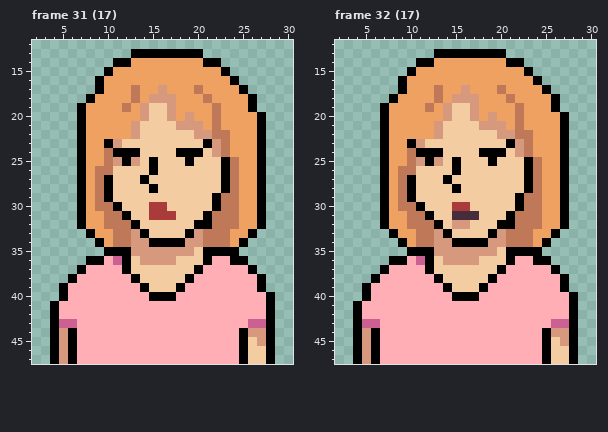
One commit to this pixel-art file: res/ase/customers.aseprite. Above, as it was before the edit.
32x48 pixels, 34 frames. Shown: frame 31 (17): x 2..30, y 12..47; frame 32 (17): x 2..30, y 12..47.
And afterwards:
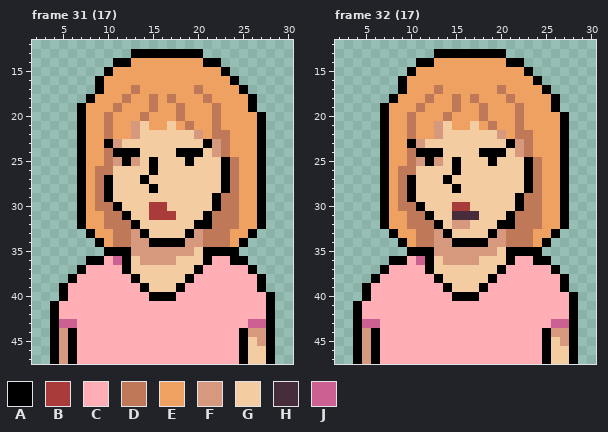
Palette (. is transparent): A #000000  B #a93b3b  C #ffaeb6  D #bf7958  E #eea160  F #d7997d  G #f4cca1  H #472d3c  J #cd6093
Edits made:
--- frame 31 (17), layer "Base layer"
@@ x 8..23 @@
 16 .AEEEEEEEEEEEEEE
-17 .AEEEDEEFEEEDEEE
-18 AEEEEDEFFFEEEDEE
-19 EEEEDEFGGFEEEEDE
-20 EEEEEEFGGFEFEEDE
-21 EEEEEFGGGGFFFEDE
-22 EEEEEFGGGGGGFFDD
+17 .AEEEDEEEEEEDEEE
+18 AEEEDEEDEDEEEDEE
+19 EEEDEEEDEEDEEEDE
+20 EEDEEEDEEEDEEEDE
+21 EEDEEFGEEGEDEEDE
+22 EEDEEFGGGGGGFEDD
 23 EEAFGGGGGGGGGAFD
--- frame 32 (17), layer "Base layer": the same change as frame 31 (17)
Where, in picture pixels (left, top, right, bottom), the same in both pictures:
changed: (104, 85, 212, 139)
changed: (407, 85, 515, 139)
